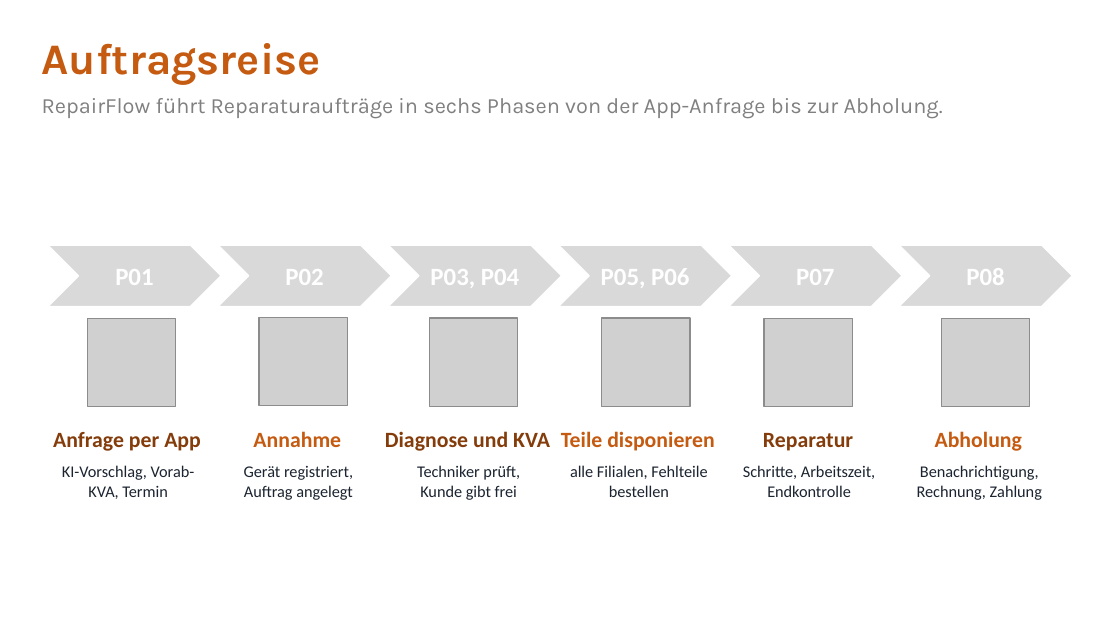
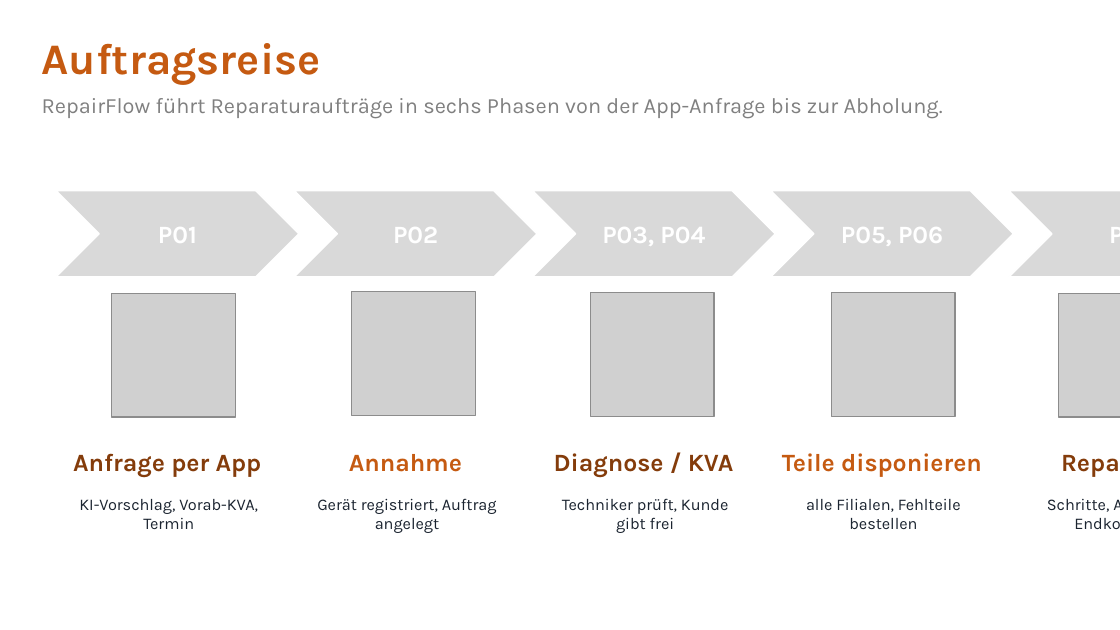
Before and after one commit to jakobschwan123-cmd/casestudy-semester-3, a slide deck: slide 6 of 4_praesentation/Abschlusspraesentation.pptx. Drawn at 1120x630 pixels with LibreOffice and Linux fonts; fonts in the diff are those of the drawing; grey boxes stand for pictures; background and template pictures are left out. Boxes give left, top, right and bottom in pixels: in the first picture for what was removed or moved away, otherwise in the second. Text is boxed around its words. In the diff, an @@ line names an element or a change of style, - is before the commit and + after.

```diff
--- a/4_praesentation/Abschlusspraesentation.pptx
+++ b/4_praesentation/Abschlusspraesentation.pptx
@@ chevron: place and size @@
-chevron at [47, 245, 221, 307]
+chevron at [56, 190, 299, 277]
@@ text "P01": place and size @@
-text "P01" at [115, 262, 153, 292]
+text "P01" at [158, 218, 197, 250]
@@ chevron: place and size @@
-chevron at [218, 245, 392, 307]
+chevron at [295, 190, 538, 277]
@@ text "P02": place and size @@
-text "P02" at [285, 262, 323, 292]
+text "P02" at [393, 218, 438, 250]
@@ chevron: place and size @@
-chevron at [388, 245, 561, 307]
+chevron at [532, 190, 775, 277]
@@ text "P03, P04": place and size @@
-text "P03, P04" at [430, 262, 519, 292]
+text "P03, P04" at [602, 218, 705, 250]
@@ chevron: place and size @@
-chevron at [559, 245, 732, 307]
+chevron at [771, 190, 1014, 277]
@@ text "P05, P06": place and size @@
-text "P05, P06" at [601, 262, 689, 292]
+text "P05, P06" at [841, 218, 943, 250]
@@ chevron: place and size @@
-chevron at [728, 245, 902, 307]
+chevron at [1009, 190, 1120, 277]
@@ text "P07": place and size @@
-text "P07" at [796, 262, 834, 292]
+text "P07" at [1040, 190, 1120, 277]
@@ picture: place and size @@
-picture at [87, 318, 176, 407]
+picture at [112, 293, 235, 417]
@@ picture added at [352, 292, 475, 416] @@
@@ picture: place and size @@
-picture at [601, 318, 690, 407]
+picture at [590, 293, 713, 417]
@@ picture added at [832, 293, 955, 417] @@
@@ picture added at [1058, 293, 1120, 417] @@
@@ group removed at [259, 245, 1073, 500]: 4 pictures, 3 texts, 1 chevron @@
-P08
-Abholung
-Benachrichtigung, Rechnung, Zahlung
@@ text "Anfrage per App": place and size @@
-text "Anfrage per App" at [53, 432, 201, 451]
+text "Anfrage per App" at [73, 453, 262, 477]
@@ text "Annahme": place and size @@
-text "Annahme" at [253, 431, 341, 447]
+text "Annahme" at [349, 454, 462, 472]
@@ text "Teile disponieren": place and size @@
-text "Teile disponieren" at [561, 431, 714, 451]
+text "Teile disponieren" at [782, 453, 982, 477]
@@ size 14 to 16 pt, font Calibri to Karla in 4 elements at [73, 453, 262, 477], [349, 454, 462, 472], [782, 453, 982, 477], [1017, 430, 1120, 493] @@
@@ text "Reparatur": place and size @@
-text "Reparatur" at [763, 433, 853, 451]
+text "Reparatur" at [1017, 430, 1120, 493]
@@ text at [554, 453, 734, 477]: text changed; size 14 to 16 pt; font Calibri to Karla @@
-Diagnose und KVA
+Diagnose / KVA
@@ text "KI-Vorschlag, Vorab-KVA, Termin": place and size @@
-text "KI-Vorschlag, Vorab-KVA, Termin" at [62, 465, 195, 499]
+text "KI-Vorschlag, Vorab-KVA, Termin" at [79, 499, 258, 529]
@@ text "Gerät registriert, Auftrag angelegt": place and size @@
-text "Gerät registriert, Auftrag angelegt" at [244, 466, 353, 500]
+text "Gerät registriert, Auftrag angelegt" at [317, 498, 497, 533]
@@ text "Techniker prüft, Kunde gibt frei": place and size @@
-text "Techniker prüft, Kunde gibt frei" at [417, 465, 520, 500]
+text "Techniker prüft, Kunde gibt frei" at [562, 498, 728, 533]
@@ text "alle Filialen, Fehlteile bestellen": place and size @@
-text "alle Filialen, Fehlteile bestellen" at [570, 465, 707, 497]
+text "alle Filialen, Fehlteile bestellen" at [806, 499, 961, 529]
@@ font Calibri to Karla in 10 elements at [158, 218, 197, 250], [79, 499, 258, 529], [393, 218, 438, 250], [317, 498, 497, 533], [602, 218, 705, 250], [562, 498, 728, 533], [841, 218, 943, 250], [806, 499, 961, 529], [1040, 190, 1120, 277], [1047, 499, 1110, 512] @@
@@ text "Schritte, Arbeitszeit, Endkontrolle": place and size @@
-text "Schritte, Arbeitszeit, Endkontrolle" at [743, 465, 875, 497]
+text "Schritte, Arbeitszeit, Endkontrolle" at [1047, 499, 1110, 512]
```
Also in this commit, not shown: 16 other slides changed, 1 slide added, 1 slide removed.
